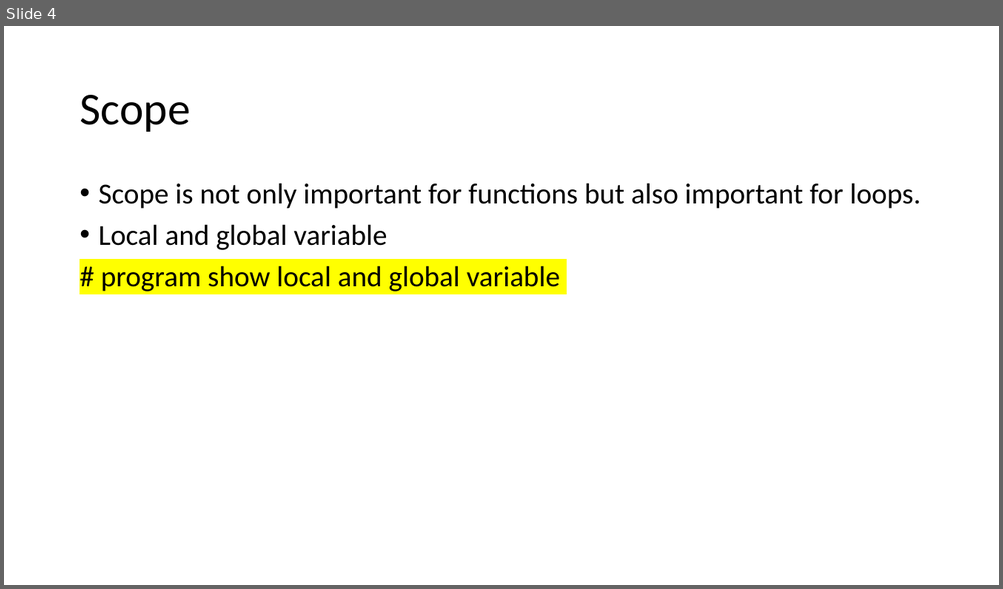
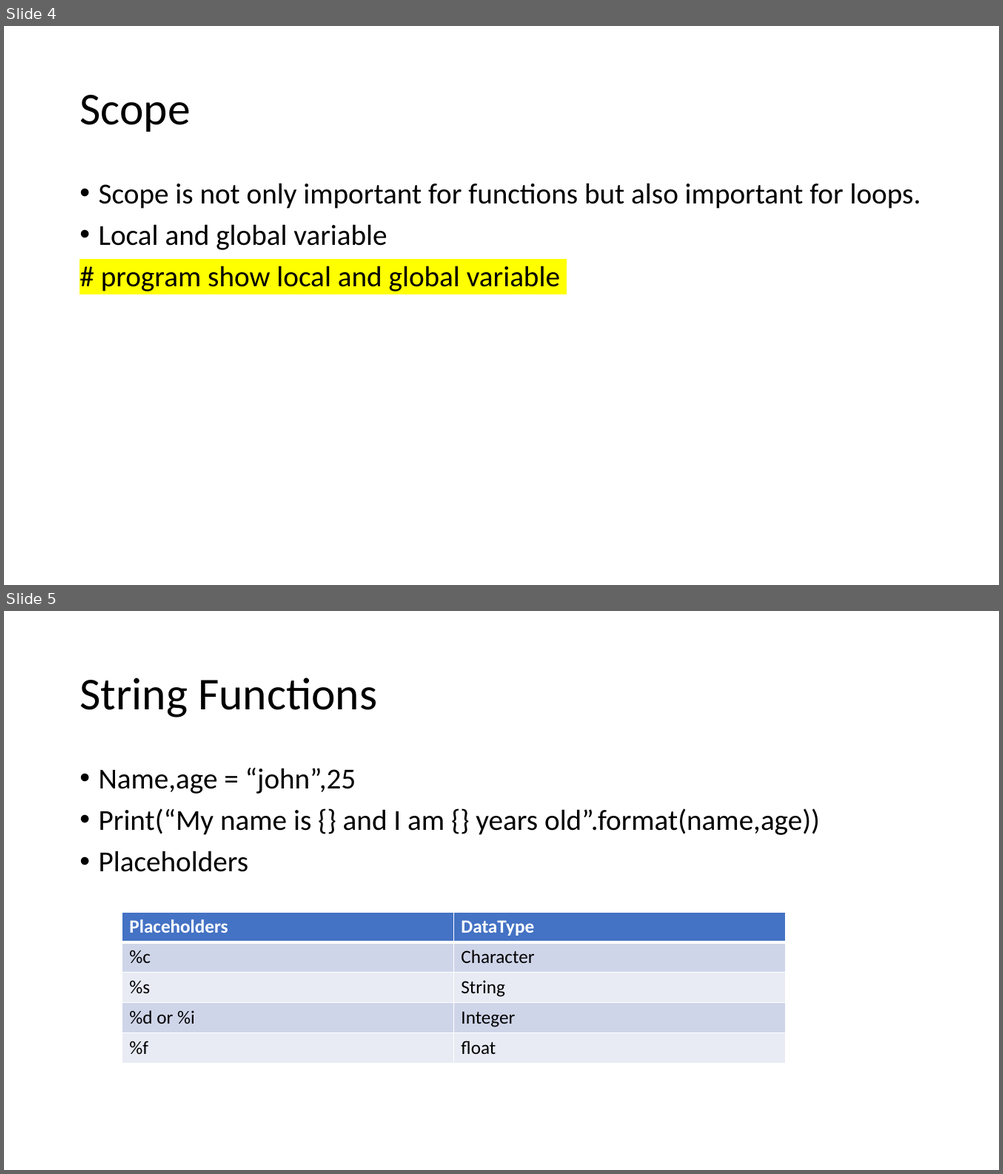
Before and after one commit to LuyangYin1/Python-for-everyone, a slide deck: class-2/Class – 2.pptm. Shown one above the other, each under a label of ours: slide 4 before the commit, slides 4 and 5 after it. The pictures are 1003x589 and 1003x1174 pixels, drawn with LibreOffice and Linux fonts; fonts in the diff are those of the drawing. Boxes give left, top, right and bottom in pixels: in the first picture for what was removed or moved away, otherwise in the second. Text is boxed around its words. In the diff, an @@ line names an element or a change of style, - is before the commit and + after.

```diff
--- a/class-2/Class – 2.pptm
+++ b/class-2/Class – 2.pptm
@@ slide 5 added at (x1=4, y1=611, x2=999, y2=1170), background #FFFFFF @@
@@ title added at (x1=79, y1=678, x2=377, y2=718), 44 pt, text #000000 @@
+String Functions
@@ text added at (x1=99, y1=768, x2=819, y2=872), 28 pt, text #000000 @@
+• Name,age = “john”,25
+• Print(“My name is {} and I am {} years old”.format(name,age))
+• Placeholders
@@ table added at (x1=122, y1=912, x2=785, y2=1064), 5 rows, 2 columns @@
+Placeholders | DataType
+%c | Character
+%s | String
+%d or %i | Integer
+%f | float
```
Also in this commit, not shown: 7 other slides added.
